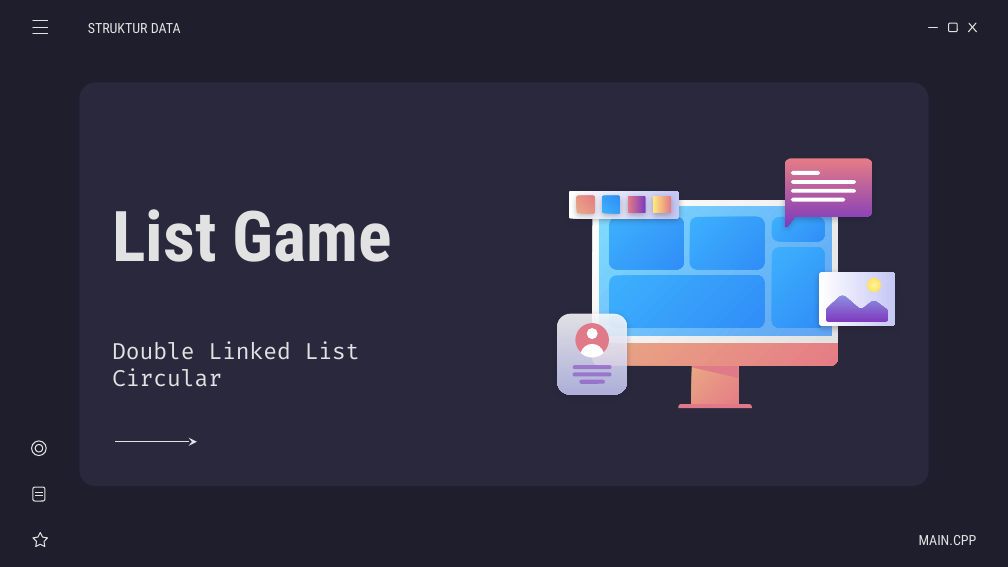
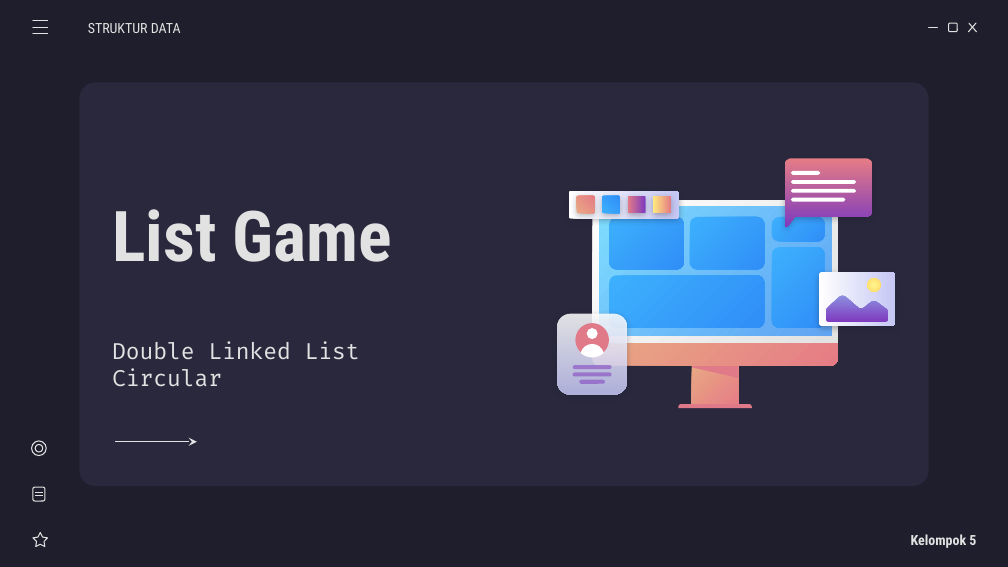
Before and after one commit to weztcy/Semester-3, a slide deck: slide 1 of Struktur Data/List Game - Kelompok 5.pptx. Drawn at 1008x567 pixels with LibreOffice and Linux fonts; fonts in the diff are those of the drawing. Boxes give left, top, right and bottom in pixels: in the first picture for what was removed or moved away, otherwise in the second. Text is boxed around its words. In the diff, an @@ line names an element or a change of style, - is before the commit and + after.

```diff
--- a/Struktur Data/List Game - Kelompok 5.pptx
+++ b/Struktur Data/List Game - Kelompok 5.pptx
@@ subtitle at (911, 534, 976, 548): text changed; bold on @@
-MAIN.CPP
+Kelompok 5
```
Also in this commit, not shown: 15 other slides changed, 3 other files.
